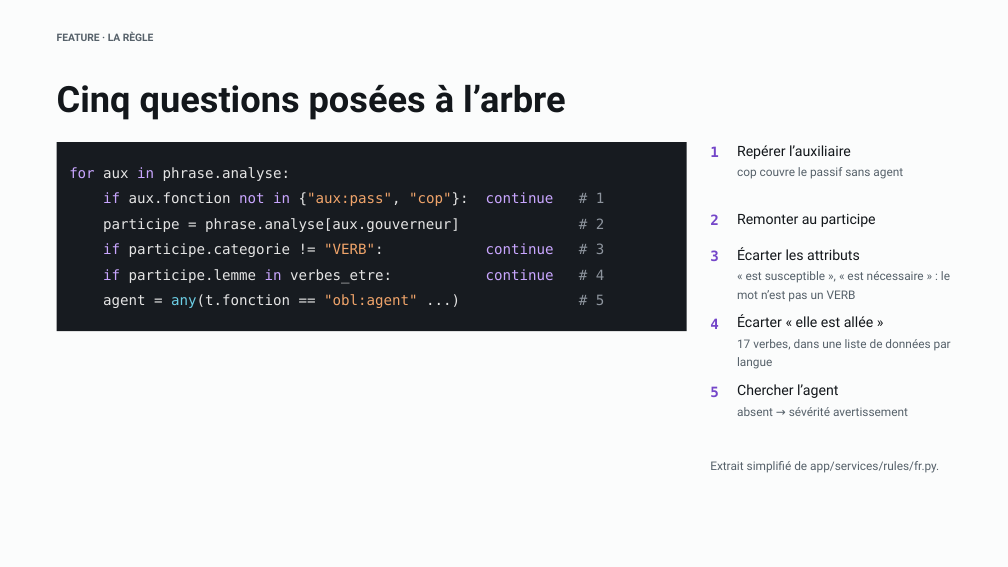
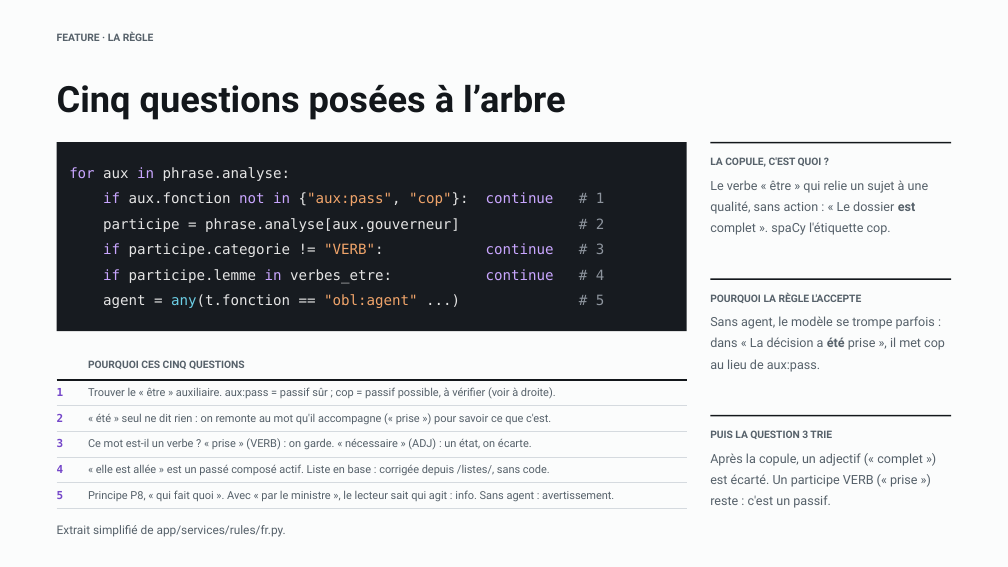
Before and after one commit to lhubeaux/final_project, a slide deck: slide 18 of docs/soutenance.pptx. Drawn at 1008x567 pixels with LibreOffice and Linux fonts; fonts in the diff are those of the drawing. Boxes give left, top, right and bottom in pixels: in the first picture for what was removed or moved away, otherwise in the second. Text is boxed around its words. In the diff, an @@ line names an element or a change of style, - is before the commit and + after.

```diff
--- a/docs/soutenance.pptx
+++ b/docs/soutenance.pptx
@@ text removed at (463,84,903,179) @@
-Repérer l’auxiliaire
-cop couvre le passif sans agent
@@ text removed at (710,146,719,157) @@
-1
@@ rectangle added at (711,142,952,144), fill #13171B @@
@@ text added at (710,157,822,167), 9.8 pt, text #56616A, bold @@
+LA COPULE, C'EST QUOI ?
@@ text added at (710,180,929,235), 12 pt, text #56616A @@
+Le verbe « être » qui relie un sujet à une qualité, sans action : « Le dossier est complet ». spaCy l'étiquette cop.
@@ text removed at (710,214,719,225) @@
-2
@@ text removed at (737,214,876,227) @@
-Remonter au participe
@@ text removed at (710,250,719,261) @@
-3
@@ text removed at (737,247,950,302) @@
-Écarter les attributs
-« est susceptible », « est nécessaire » : le mot n’est pas un VERB
@@ text added at (710,292,862,303), 9.8 pt, text #56616A, bold @@
+POURQUOI LA RÈGLE L'ACCEPTE
@@ rectangle added at (711,278,952,280), fill #13171B @@
@@ text removed at (710,318,719,329) @@
-4
@@ text added at (710,316,945,372), 12 pt, text #56616A @@
+Sans agent, le modèle se trompe parfois : dans « La décision a été prise », il met cop au lieu de aux:pass.
@@ text removed at (737,314,951,369) @@
-Écarter « elle est allée »
-17 verbes, dans une liste de données par langue
@@ table added at (57,350,687,506), 6 rows, 2 columns @@
+ | POURQUOI CES CINQ QUESTIONS
+1 | Trouver le « être » auxiliaire. aux:pass = passif sûr ; cop = passif possible, à vérifier (voir à droite).
+2 | « été » seul ne dit rien : on remonte au mot qu'il accompagne (« prise ») pour savoir ce que c'est.
+3 | Ce mot est-il un verbe ? « prise » (VERB) : on garde. « nécessaire » (ADJ) : un état, on écarte.
+4 | « elle est allée » est un passé composé actif. Liste en base : corrigée depuis /listes/, sans code.
+5 | Principe P8, « qui fait quoi ». Avec « par le ministre », le lecteur sait qui agit : info. Sans agent : avertissement.
@@ text removed at (710,386,719,397) @@
-5
@@ text removed at (737,384,908,416) @@
-Chercher l’agent
-absent → sévérité avertissement
@@ rectangle added at (711,415,952,417), fill #13171B @@
@@ text added at (710,430,832,439), 9.8 pt, text #56616A, bold @@
+PUIS LA QUESTION 3 TRIE
@@ text added at (710,453,923,508), 12 pt, text #56616A @@
+Après la copule, un adjectif (« complet ») est écarté. Un participe VERB (« prise ») reste : c'est un passif.
@@ text "Extrait simplifié de app/services/rules/fr.py.": place and size @@
-text "Extrait simplifié de app/services/rules/fr.py." at (710,461,939,473)
+text "Extrait simplifié de app/services/rules/fr.py." at (57,525,286,537)
```
Also in this commit, not shown: 4 other slides changed, 1 slide added, 1 other file.
